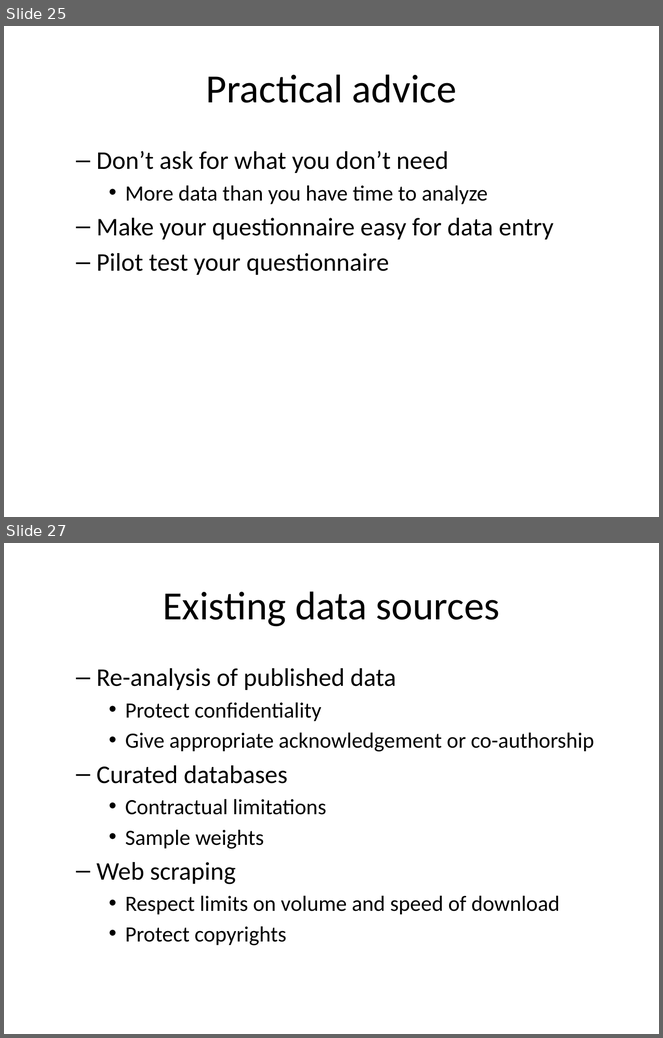
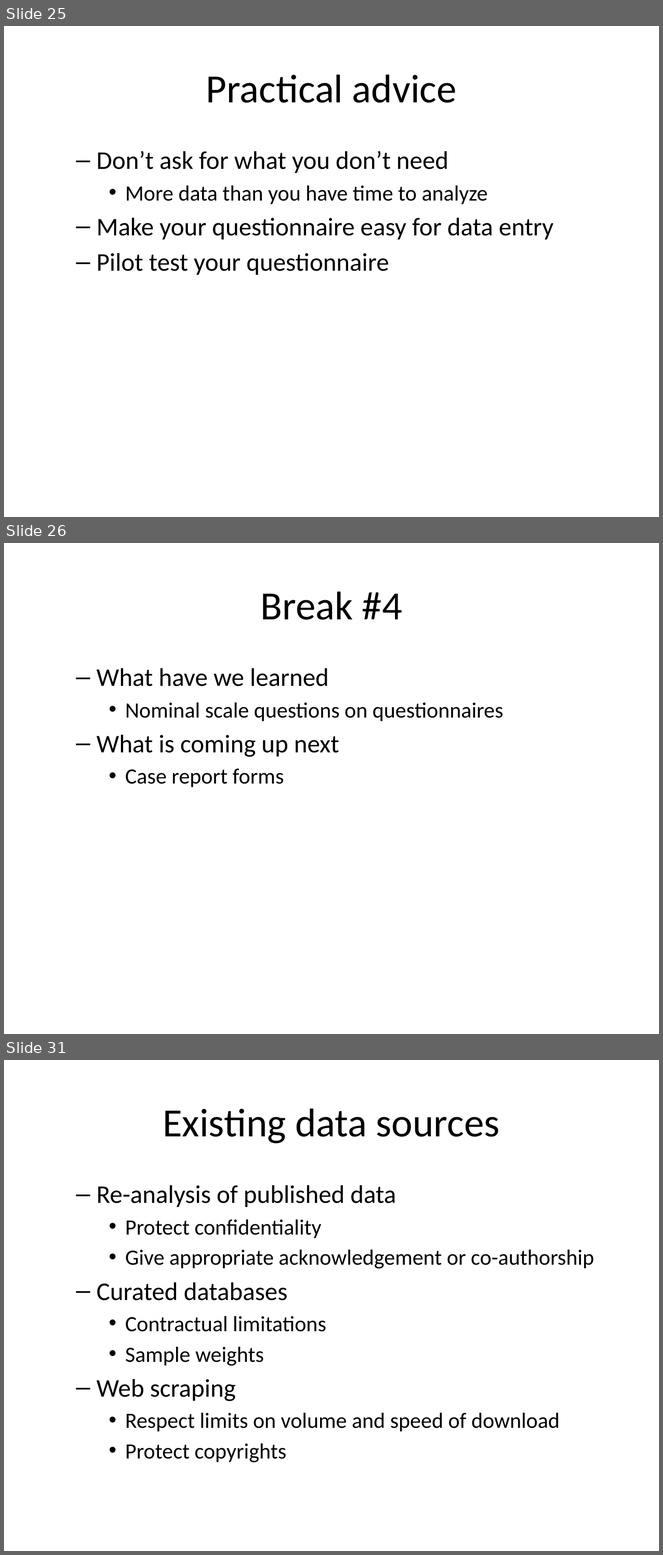
Before and after one commit to pmean/classes, a slide deck: clinical-research-methodology/results/video10-data-collection.pptx. Shown one above the other, each under a label of ours: slides 25 and 27 before the commit, slides 25, 26 and 31 after it; the slides between them are not shown. The pictures are 663x1038 and 663x1555 pixels, drawn with LibreOffice and Linux fonts; fonts in the diff are those of the drawing. Boxes give left, top, right and bottom in pixels: in the first picture for what was removed or moved away, otherwise in the second. Text is boxed around its words. In the diff, an @@ line names an element or a change of style, - is before the commit and + after.

```diff
--- a/clinical-research-methodology/results/video10-data-collection.pptx
+++ b/clinical-research-methodology/results/video10-data-collection.pptx
@@ slide 26 added at box(4, 543, 659, 1034), background #FFFFFF @@
@@ title added at box(261, 591, 402, 620), 44 pt, text #000000 @@
+Break #4
@@ text added at box(97, 668, 504, 787), 24 pt, text #000000 @@
+  – What have we learned
+    • Nominal scale questions on questionnaires
+  – What is coming up next
+    • Case report forms
@@ what was slide 27 is now slide 31 @@
```
Also in this commit, not shown: 6 slides changed, 3 other slides added, 1 other file.
